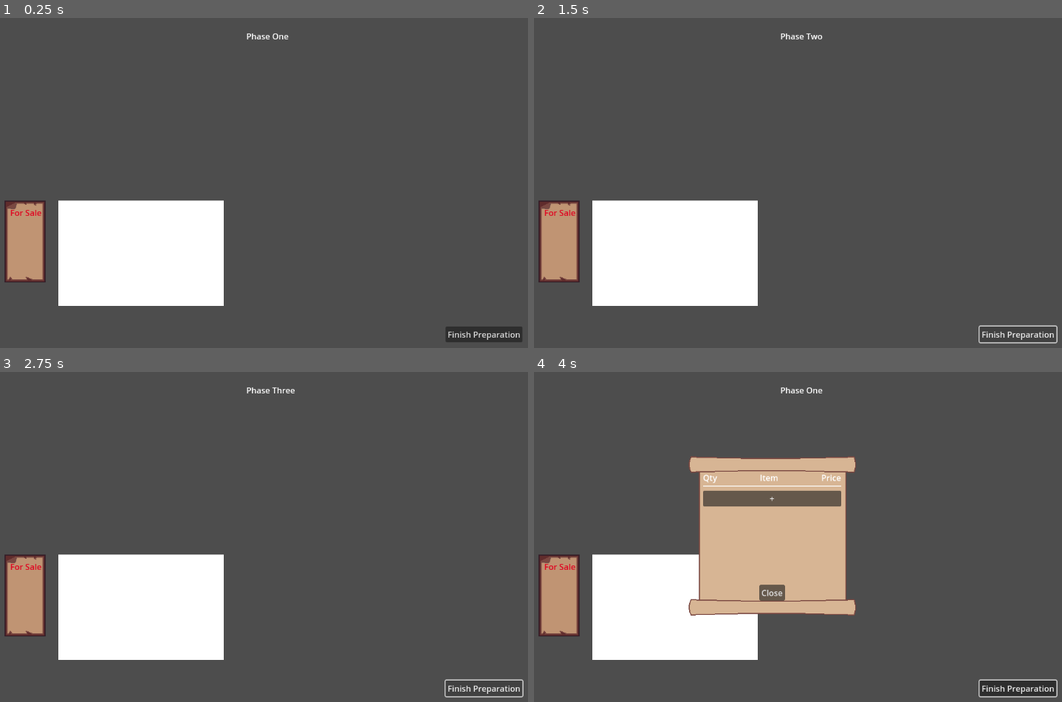
Above: before the commit, frames 1-4 (two rows, left to right).
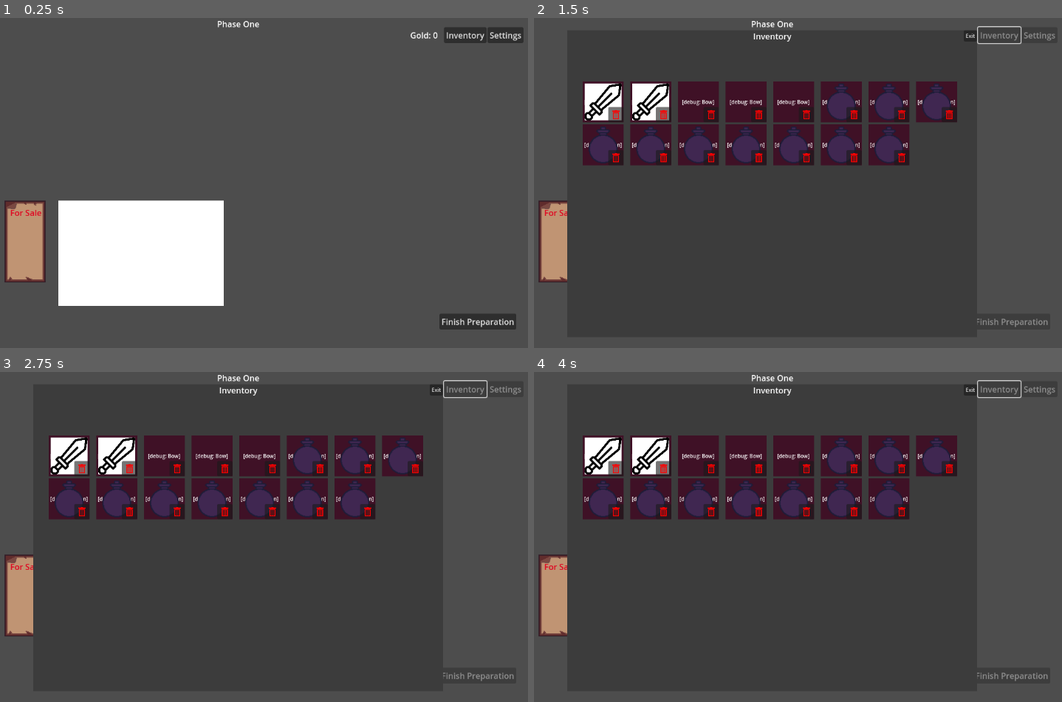
Above: after the commit, the same moments.

Repository: Missingreference/LDJam-58-Game
Game: Godot game, scene res://scenes/game.tscn
Two runs of this game, one before a commit and one after it. Both use one fixed random seed, a clock stepped at 60 frames per second and the inputs below.
Inputs (mouse positions are in pixels of both pictures, inside the frame that each line leads up to):
- Up to frame 1 (0.25 s): no input
- Up to frame 2 (1.5 s): click (998, 34) at 0.5 s, where only the run after the commit has a clickable "Inventory"; click (1019, 334) at 1.25 s, where only the run before the commit has a clickable "Finish Preparation"
- Up to frame 3 (2.75 s): click (485, 688) at 2 s, where only the run before the commit has a clickable "Finish Preparation"
- Up to frame 4 (4 s): click (1019, 688) at 2.75 s, where only the run before the commit has a clickable "Finish Preparation"; tap Enter at 3.5 s; move the mouse to (560, 596) at 3.52 s; click (560, 596) at 3.67 s

The runs differ from the first frame. In frame 1, 1.9% of the frame differs, in the area x 41-100%, y 0-99%; in frame 2, 26%; in frame 3, 26%; in frame 4, 33%, in the area x 6-100%, y 0-99%.

Commit message:
Implemented Inventory In Game Scene

Diff:
--- a/scenes/game.tscn
+++ b/scenes/game.tscn
@@ -3,31 +3,91 @@
 [ext_resource type="Script" uid="uid://dvy1gimmql8pa" path="res://scripts/game.gd" id="1_uwrxv"]
 [ext_resource type="PackedScene" uid="uid://wouky70rg5pj" path="res://scenes/shop_menu_small.tscn" id="2_yqjtg"]
 
-[node name="Game" type="Node2D"]
+[node name="Game" type="Control"]
+layout_mode = 3
+anchors_preset = 15
+anchor_right = 1.0
+anchor_bottom = 1.0
+grow_horizontal = 2
+grow_vertical = 2
 script = ExtResource("1_uwrxv")
 
 [node name="PhaseLabel" type="Label" parent="."]
-offset_left = 592.0
-offset_top = 24.0
-offset_right = 656.0
-offset_bottom = 47.0
+layout_mode = 1
+anchors_preset = 5
+anchor_left = 0.5
+anchor_right = 0.5
+offset_left = -32.0
+offset_right = 32.0
+offset_bottom = 23.0
+grow_horizontal = 2
 text = "Phase: 1"
 
 [node name="Shop" type="ColorRect" parent="."]
+layout_mode = 0
 offset_left = 225.0
 offset_top = 357.0
 offset_right = 548.0
 offset_bottom = 563.0
 
 [node name="ShopMenuSmall" parent="." instance=ExtResource("2_yqjtg")]
+layout_mode = 0
 offset_left = 120.0
 offset_top = 357.0
 offset_right = 200.0
 offset_bottom = 517.0
 
 [node name="FinishButton" type="Button" parent="."]
-offset_left = 981.0
-offset_top = 603.0
-offset_right = 1131.0
-offset_bottom = 634.0
+layout_mode = 1
+anchors_preset = 3
+anchor_left = 1.0
+anchor_top = 1.0
+anchor_right = 1.0
+anchor_bottom = 1.0
+offset_left = -183.0
+offset_top = -70.0
+offset_right = -33.0
+offset_bottom = -39.0
+grow_horizontal = 0
+grow_vertical = 0
 text = "Finish Preparation"
+
+[node name="InventoryButton" type="Button" parent="."]
+layout_mode = 1
+anchors_preset = 1
+anchor_left = 1.0
+anchor_right = 1.0
+offset_left = -174.0
+offset_top = 18.0
+offset_right = -91.0
+offset_bottom = 49.0
+grow_horizontal = 0
+text = "Inventory"
+
+[node name="SettingsButton" type="Button" parent="."]
+layout_mode = 1
+anchors_preset = 1
+anchor_left = 1.0
+anchor_right = 1.0
+offset_left = -89.0
+offset_top = 18.0
+offset_right = -19.0
+offset_bottom = 49.0
+grow_horizontal = 0
+text = "Settings"
+
+[node name="GoldLabel" type="Label" parent="."]
+layout_mode = 1
+anchors_preset = 1
+anchor_left = 1.0
+anchor_right = 1.0
+offset_left = -322.0
+offset_top = 22.0
+offset_right = -186.0
+offset_bottom = 45.0
+grow_horizontal = 0
+text = "Gold: 9999999999"
+horizontal_alignment = 2
+
+[connection signal="pressed" from="InventoryButton" to="." method="_inventory_button_pressed"]
+[connection signal="pressed" from="SettingsButton" to="." method="_SettingsButtonPressed"]
--- /dev/null
+++ b/scenes/settings_menu.gd
@@ -0,0 +1,8 @@
+class_name SettingsMenu
+extends Control
+
+signal exited
+
+func _ready() -> void:
+
+    pass
--- /dev/null
+++ b/scenes/settings_menu.tscn
@@ -0,0 +1,113 @@
+[gd_scene load_steps=2 format=3 uid="uid://delan87hbwk6k"]
+
+[ext_resource type="Script" uid="uid://663vaucrfb4d" path="res://scenes/settings_menu.gd" id="1_05p07"]
+
+[node name="SettingsMenu" type="Control"]
+layout_mode = 3
+anchors_preset = 15
+anchor_right = 1.0
+anchor_bottom = 1.0
+grow_horizontal = 2
+grow_vertical = 2
+script = ExtResource("1_05p07")
+
+[node name="ColorRect" type="ColorRect" parent="."]
+layout_mode = 1
+anchors_preset = -1
+anchor_left = 0.05
+anchor_top = 0.05
+anchor_right = 0.95
+anchor_bottom = 0.95
+grow_horizontal = 2
+grow_vertical = 2
+color = Color(0.15487596, 0.154876, 0.15487596, 1)
+
+[node name="VBoxContainer" type="VBoxContainer" parent="ColorRect"]
+layout_mode = 1
+anchors_preset = -1
+anchor_left = 0.15
+anchor_top = 0.075
+anchor_right = 0.85
+anchor_bottom = 0.88500005
+grow_horizontal = 2
+grow_vertical = 2
+
+[node name="VolumeContainer" type="HBoxContainer" parent="ColorRect/VBoxContainer"]
+layout_mode = 2
+alignment = 1
+
+[node name="Label" type="Label" parent="ColorRect/VBoxContainer/VolumeContainer"]
+layout_mode = 2
+text = "Volume"
+
+[node name="Spacer" type="Control" parent="ColorRect/VBoxContainer/VolumeContainer"]
+custom_minimum_size = Vector2(100, 0)
+layout_mode = 2
+
+[node name="VolumeSlider" type="HSlider" parent="ColorRect/VBoxContainer/VolumeContainer"]
+custom_minimum_size = Vector2(100, 0)
+layout_mode = 2
+
+[node name="VolumePercentLabel" type="Label" parent="ColorRect/VBoxContainer/VolumeContainer"]
+layout_mode = 2
+text = "100%"
+
+[node name="ResolutionContainer" type="HBoxContainer" parent="ColorRect/VBoxContainer"]
+layout_mode = 2
+alignment = 1
+
+[node name="Label" type="Label" parent="ColorRect/VBoxContainer/ResolutionContainer"]
+layout_mode = 2
+text = "Resolution"
+horizontal_alignment = 2
+
+[node name="Spacer" type="Control" parent="ColorRect/VBoxContainer/ResolutionContainer"]
+custom_minimum_size = Vector2(100, 0)
+layout_mode = 2
+
+[node name="OptionButton" type="OptionButton" parent="ColorRect/VBoxContainer/ResolutionContainer"]
+layout_mode = 2
+selected = 0
+item_count = 2
+popup/item_0/text = "Test Element 1"
+popup/item_0/id = 0
+popup/item_1/text = "Test Element 2"
+popup/item_1/id = 1
+
+[node name="Title" type="Label" parent="ColorRect"]
+layout_mode = 1
+anchors_preset = 5
+anchor_left = 0.5
+anchor_right = 0.5
+offset_left = -31.0
+offset_right = 31.0
+offset_bottom = 23.0
+grow_horizontal = 2
+text = "Settings"
+
+[node name="CloseButton" type="Button" parent="ColorRect"]
+layout_mode = 1
+anchors_preset = 1
+anchor_left = 1.0
+anchor_right = 1.0
+offset_left = -70.400024
+offset_top = 19.599998
+offset_right = -20.400024
+offset_bottom = 50.6
+grow_horizontal = 0
+text = "Close"
+
+[node name="QuitButton" type="Button" parent="ColorRect"]
+layout_mode = 1
+anchors_preset = 7
+anchor_left = 0.5
+anchor_top = 1.0
+anchor_right = 0.5
+anchor_bottom = 1.0
+offset_left = -21.0
+offset_top = -58.599976
+offset_right = 21.0
+offset_bottom = -27.599976
+grow_horizontal = 2
+grow_vertical = 0
+text = "Quit Game"
--- a/scripts/game.gd
+++ b/scripts/game.gd
@@ -1,18 +1,22 @@
 class_name Game
-extends Node2D
+extends Control
 
+@onready var inventory_button: Button = $InventoryButton
+@onready var settings_button: Button = $SettingsButton
+@onready var gold_label: Label = $GoldLabel
 @onready var finish_button: Button = $FinishButton
 @onready var phase_label: Label = $PhaseLabel
 @onready var shop_menu: ShopMenuSmall = $ShopMenuSmall
 
 var game_data = GameData.new()
 
+var inventory_ui_scene = preload("res://scenes/inventory_ui.tscn")
+var settings_menu_scene = preload("res://scenes/settings_menu.gd")
 
 func _ready():
     self.game_data.inventory = Inventory.create_default_inventory()
     self.shop_menu.set_game_data(self.game_data)
     self._start_phase_one()
-
 
 func _start_phase_one():
     print("Starting phase one")
@@ -78,3 +82,44 @@
 
     self.finish_button.pressed.disconnect(self._finish_phase_four)
     self._start_phase_one()
+
+func _process(deltaTime):
+    #temporary
+    gold_label.text = "Gold: %d" % game_data.coins
+
+func _inventory_button_pressed():
+    _disable_controls()
+
+    var inventoryUI: InventoryUI = inventory_ui_scene.instantiate()
+    self.add_child(inventoryUI)
+    inventoryUI.global_position = get_viewport_rect().size / 2.0
+    inventoryUI.SetMode(InventoryUI.Mode.Manage)
+    inventoryUI.SetTargetInventory(game_data.inventory)
+    inventoryUI.exited.connect(func():
+        self.remove_child(inventoryUI)
+        _enable_controls()
+    )
+
+func _settings_button_pressed():
+    _disable_controls()
+
+    var settingsMenu: SettingsMenu = settings_menu_scene.instantiate()
+    self.add_child(settingsMenu)
+    settingsMenu.global_position = get_viewport_rect().size / 2.0
+    settingsMenu.exited.connect(func():
+        self.remove_child(settingsMenu)
+        _enable_controls()
+    )
+
+func _enable_controls():
+    inventory_button.disabled = false
+    settings_button.disabled = false
+    finish_button.disabled = false
+    if game_data.phase == GameData.GamePhase.one:
+        self.shop_menu.mouse_filter = Control.MOUSE_FILTER_STOP
+
+func _disable_controls():
+    inventory_button.disabled = true
+    settings_button.disabled = true
+    finish_button.disabled = true
+    self.shop_menu.mouse_filter = Control.MOUSE_FILTER_IGNORE
Not shown, added: scenes/settings_menu.gd.uid
